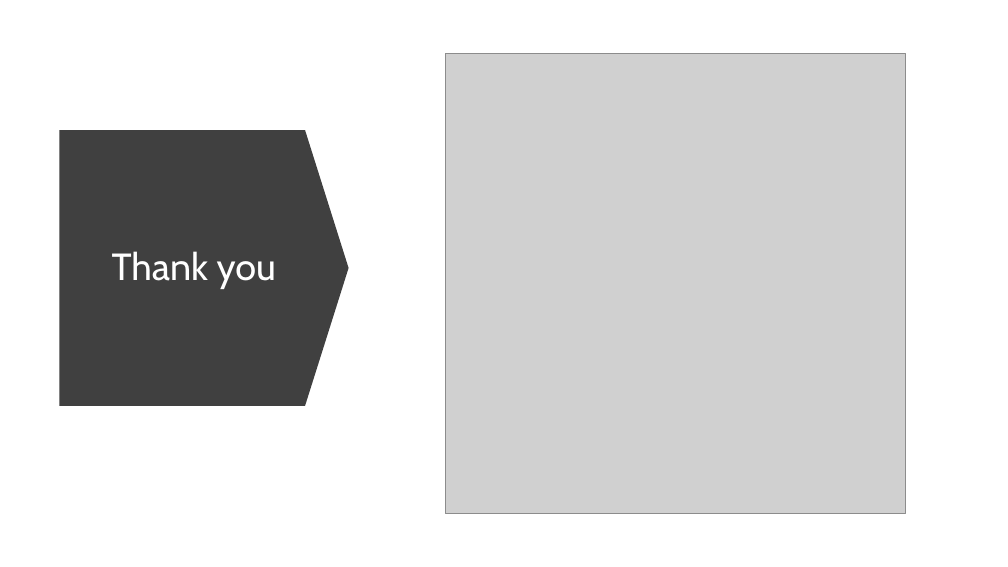
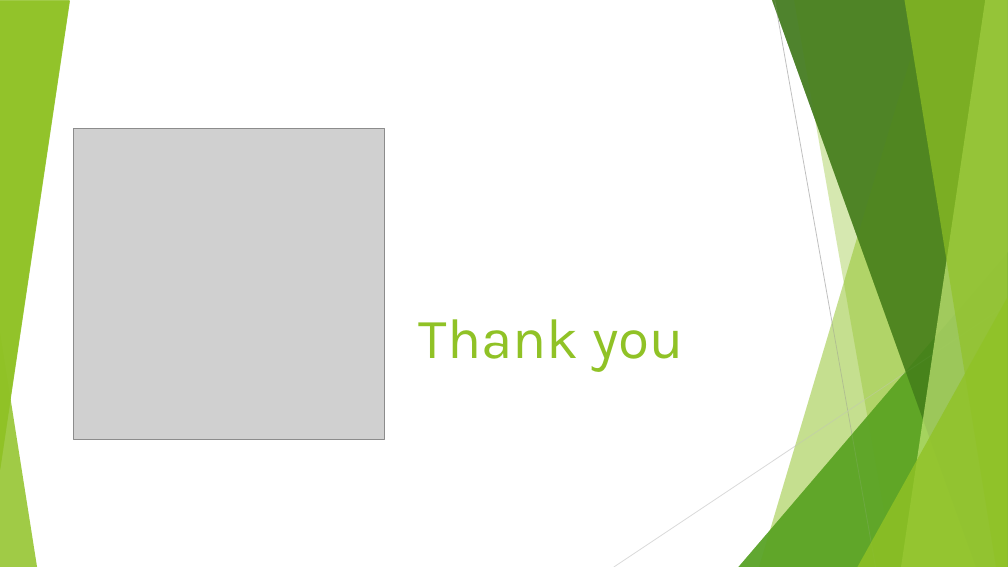
Before and after one commit to mcrusso2/EEP547_Project, a slide deck: slide 10 of Russo_Gaddis_EEP547_project.pptx (slide 9 before the commit). Drawn at 1008x567 pixels with LibreOffice and Linux fonts; fonts in the diff are those of the drawing; grey boxes stand for pictures. Boxes give left, top, right and bottom in pixels: in the first picture for what was removed or moved away, otherwise in the second. Text is boxed around its words. In the diff, an @@ line names an element or a change of style, - is before the commit and + after.

```diff
--- a/Russo_Gaddis_EEP547_project.pptx
+++ b/Russo_Gaddis_EEP547_project.pptx
@@ group added at [0, 0, 1008, 567]: 5 freeform shapes, 3 triangles, 2 lines @@
@@ triangle added at [0, 1, 70, 470], fill #90C226 at 85% opacity @@
@@ picture removed at [445, 53, 906, 513] @@
@@ title "Thank you": place and size @@
-title "Thank you" at [112, 251, 276, 289]
+title "Thank you" at [419, 319, 684, 372]
@@ title "Thank you" at [419, 319, 684, 372]: size 36 to 54 pt, font Cabin to Karla, text colour #FFFFFF to #90C226; alignment centre to left; line spacing 0.9 to 1; vertical alignment middle to bottom @@
@@ down arrow removed at [60, 130, 349, 406] @@
@@ picture added at [73, 129, 385, 440] @@
@@ group added at [0, 0, 1008, 567]: 5 freeform shapes, 3 triangles @@
```
Also in this commit, not shown: 5 other slides changed, 4 slides added, 3 slides removed.
